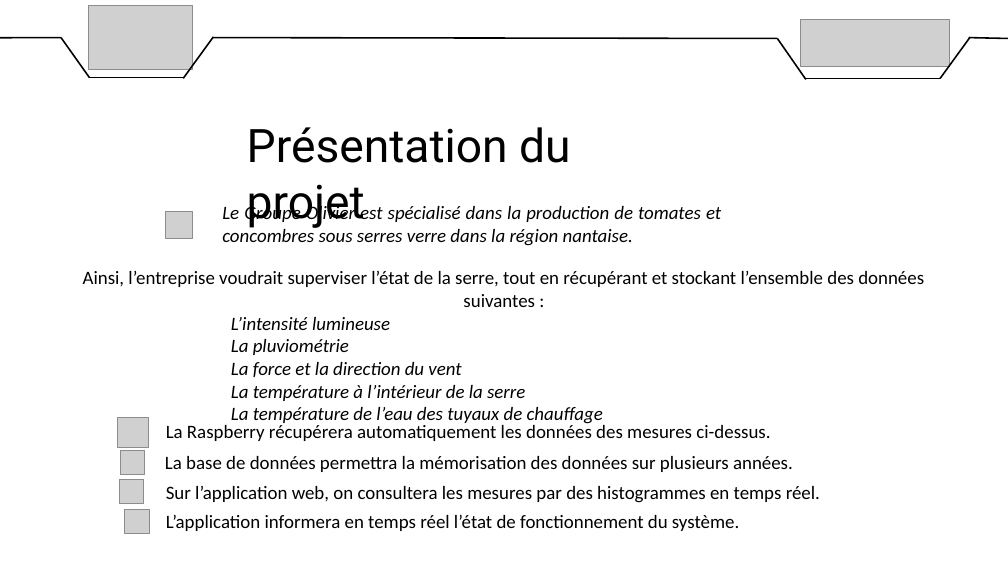
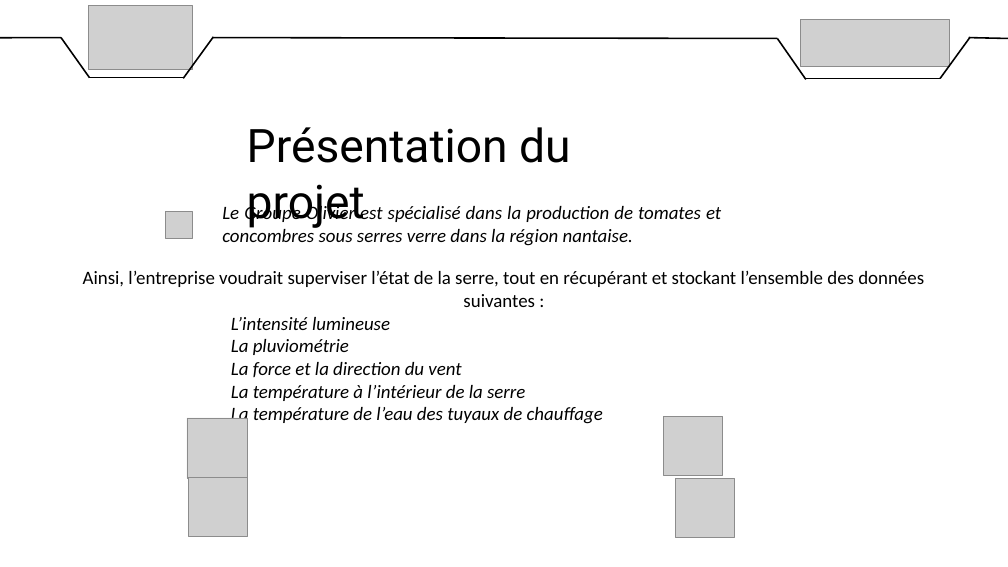
Before and after one commit to DylanChe/SupervisionSerre, a slide deck: slide 2 of oral_projet/diaporama_revue_1.pptx. Drawn at 1008x567 pixels with LibreOffice and Linux fonts; fonts in the diff are those of the drawing; grey boxes stand for pictures; background and template pictures are left out. Boxes give left, top, right and bottom in pixels: in the first picture for what was removed or moved away, otherwise in the second. Text is boxed around its words. In the diff, an @@ line names an element or a change of style, - is before the commit and + after.

Commit message:
Modification diapo

```diff
--- a/oral_projet/diaporama_revue_1.pptx
+++ b/oral_projet/diaporama_revue_1.pptx
@@ picture: place and size @@
-picture at [117,417,147,448]
+picture at [187,418,247,479]
@@ picture: place and size @@
-picture at [121,451,145,475]
+picture at [664,416,723,475]
@@ text removed at [166,423,770,441] @@
-La Raspberry récupérera automatiquement les données des mesures ci-dessus.
@@ text removed at [165,456,793,472] @@
-La base de données permettra la mémorisation des données sur plusieurs années.
@@ picture: place and size @@
-picture at [119,480,144,504]
+picture at [188,477,247,536]
@@ picture: place and size @@
-picture at [125,509,149,533]
+picture at [675,479,734,538]
@@ text removed at [166,486,820,503] @@
-Sur l’application web, on consultera les mesures par des histogrammes en temps réel.
@@ text removed at [166,515,739,531] @@
-L’application informera en temps réel l’état de fonctionnement du système.
```
